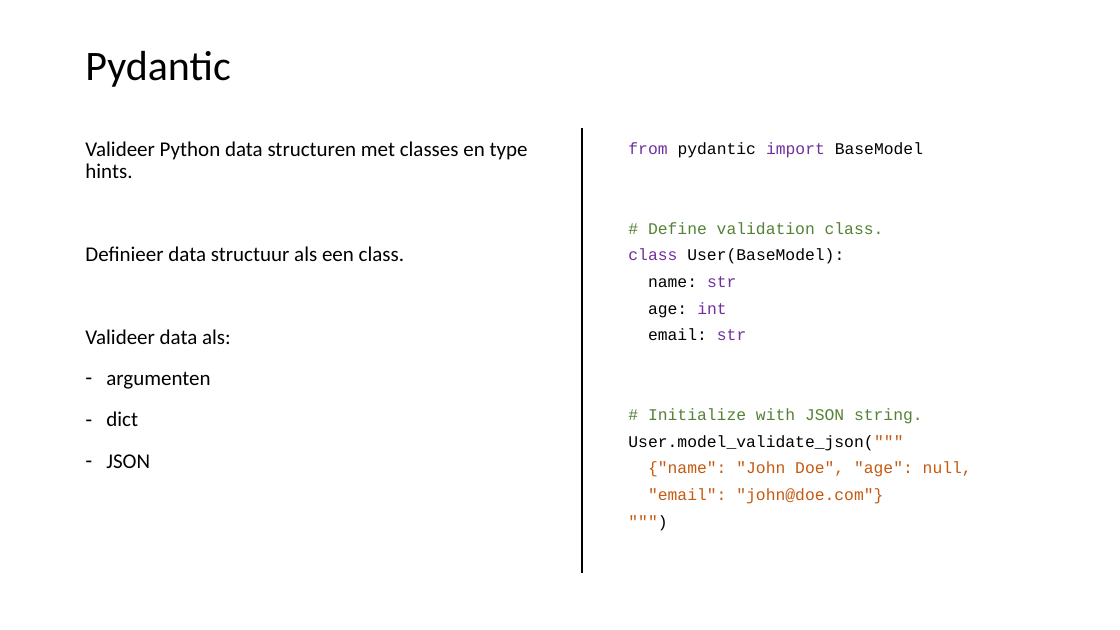
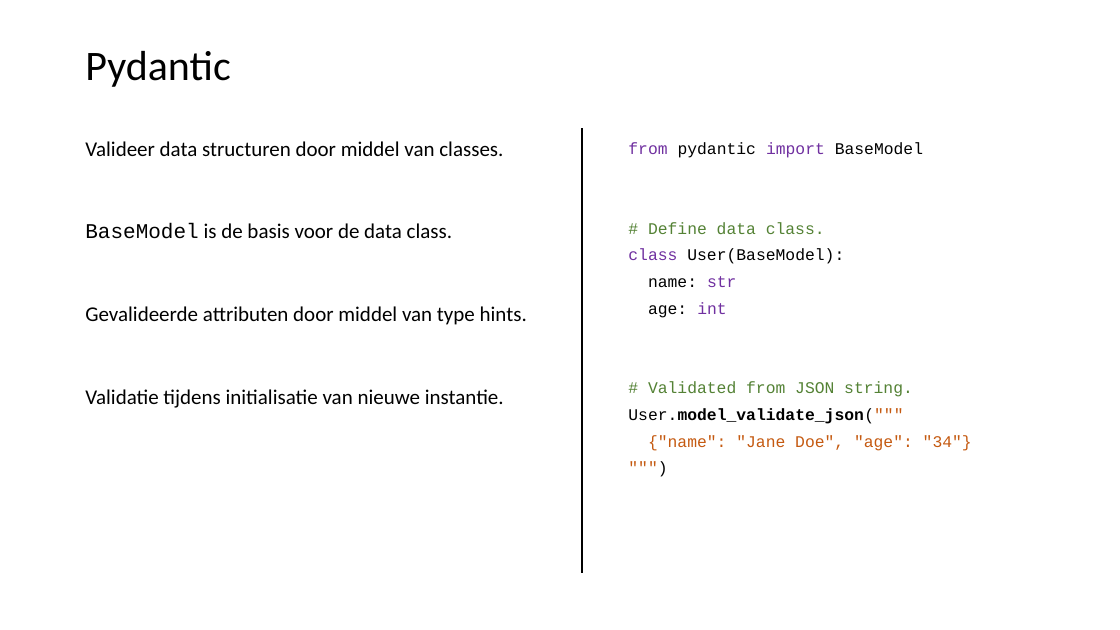
Before and after one commit to LFKoning/knowledge-sharing, a slide deck: slide 12 of python_course_4p/4_api_app/4_api_app.pptx (slide 10 before the commit). Drawn at 1120x630 pixels with LibreOffice and Linux fonts; fonts in the diff are those of the drawing. Boxes give left, top, right and bottom in pixels: in the first picture for what was removed or moved away, otherwise in the second. Text is boxed around its words. In the diff, an @@ line names an element or a change of style, - is before the commit and + after.

Commit message:
Update Python 4P part 4

```diff
--- a/python_course_4p/4_api_app/4_api_app.pptx
+++ b/python_course_4p/4_api_app/4_api_app.pptx
@@ text at [85, 141, 527, 408]: text changed @@
-Valideer Python data structuren met classes en type hints.
-Definieer data structuur als een class.
-Valideer data als:
-– argumenten
-– dict
-– JSON
+Valideer data structuren door middel van classes.
+BaseModel is de basis voor de data class.
+Gevalideerde attributen door middel van type hints.
+Validatie tijdens initialisatie van nieuwe instantie.
@@ text at [648, 222, 825, 234]: text changed @@
-# Define validation class.
+# Define data class.
@@ text at [648, 381, 913, 397]: text changed @@
-email: str
-# Initialize with JSON string.
+# Validated from JSON string.
@@ text at [628, 408, 903, 424]: bold on in "User.model_validate_json("""" @@
@@ text at [648, 435, 972, 451]: text changed @@
-{"name": "John Doe", "age": null,
-"email": "john@doe.com"}
+{"name": "Jane Doe", "age": "34"}
```
Also in this commit, not shown: 14 other slides changed, 12 slides added, 2 slides removed, 16 other files.
